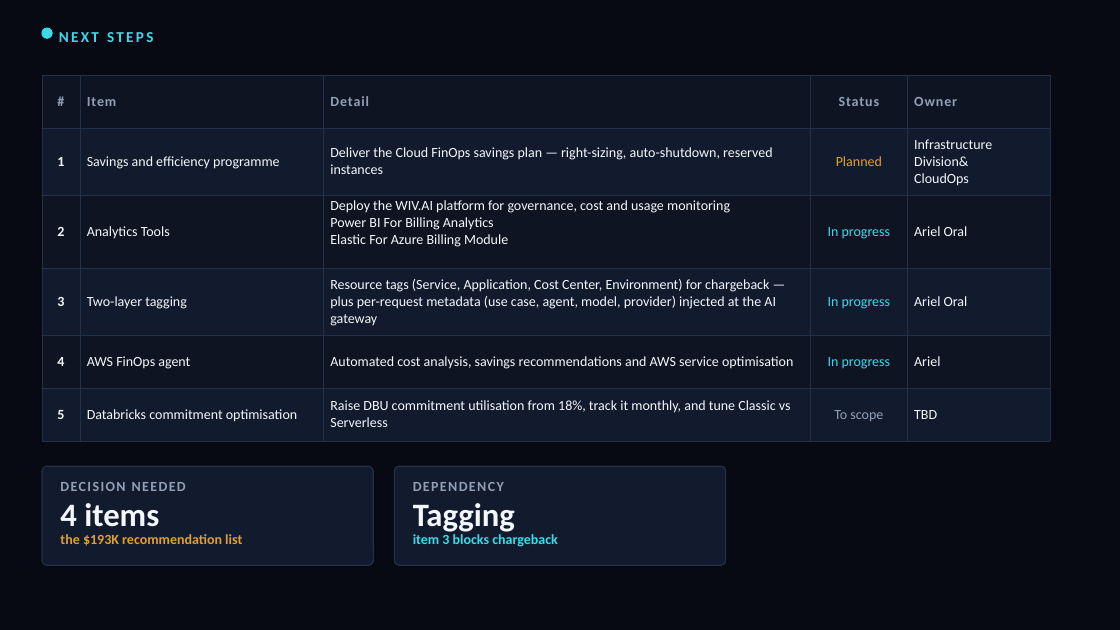
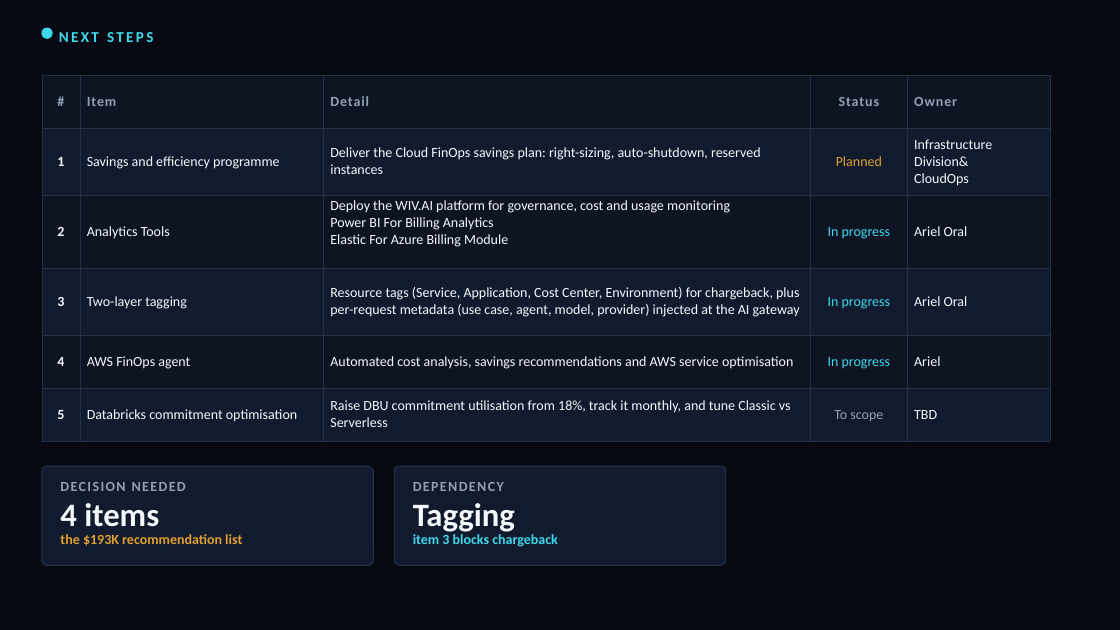
Before and after one commit to arielga5-code/Finops, a slide deck: slide 24 of deck/Harel_Cloud_Cost_CIO_Final.pptx (slide 23 before the commit). Drawn at 1120x630 pixels with LibreOffice and Linux fonts; fonts in the diff are those of the drawing. Boxes give left, top, right and bottom in pixels: in the first picture for what was removed or moved away, otherwise in the second. Text is boxed around its words. In the diff, an @@ line names an element or a change of style, - is before the commit and + after.

```diff
--- a/deck/Harel_Cloud_Cost_CIO_Final.pptx
+++ b/deck/Harel_Cloud_Cost_CIO_Final.pptx
@@ background #FFFFFF to #070A12 @@
@@ table at <box>42,76,1050,440</box> @@
-row 2, column 3: Deliver the Cloud FinOps savings plan — right-sizing, auto-shutdown, reserved instances
+row 2, column 3: Deliver the Cloud FinOps savings plan: right-sizing, auto-shutdown, reserved instances
-row 4, column 3: Resource tags (Service, Application, Cost Center, Environment) for chargeback — plus per-request metadata (use case, agent, model, provider) injected at the AI gateway
+row 4, column 3: Resource tags (Service, Application, Cost Center, Environment) for chargeback, plus per-request metadata (use case, agent, model, provider) injected at the AI gateway
```
Also in this commit, not shown: 32 other slides changed, 1 slide removed, 6 other files.
